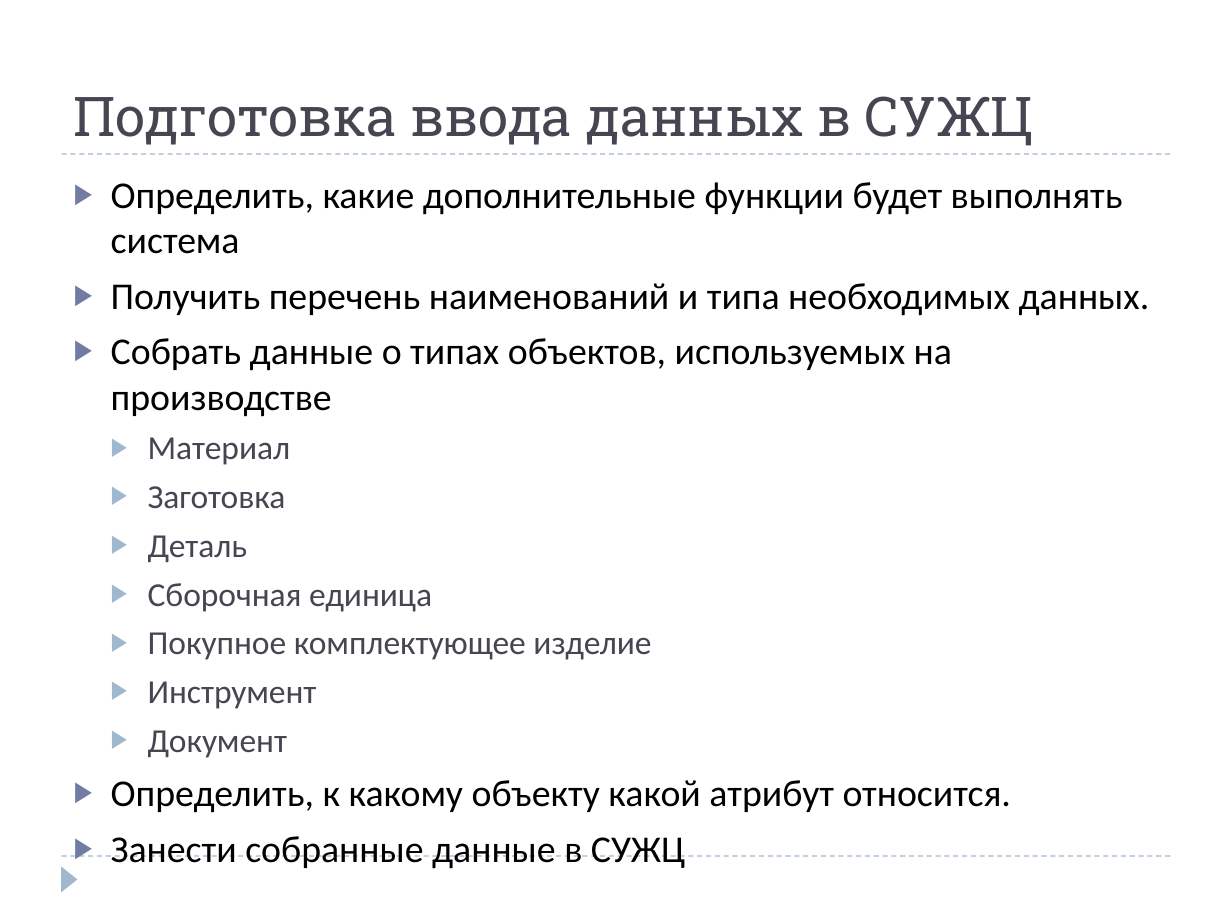
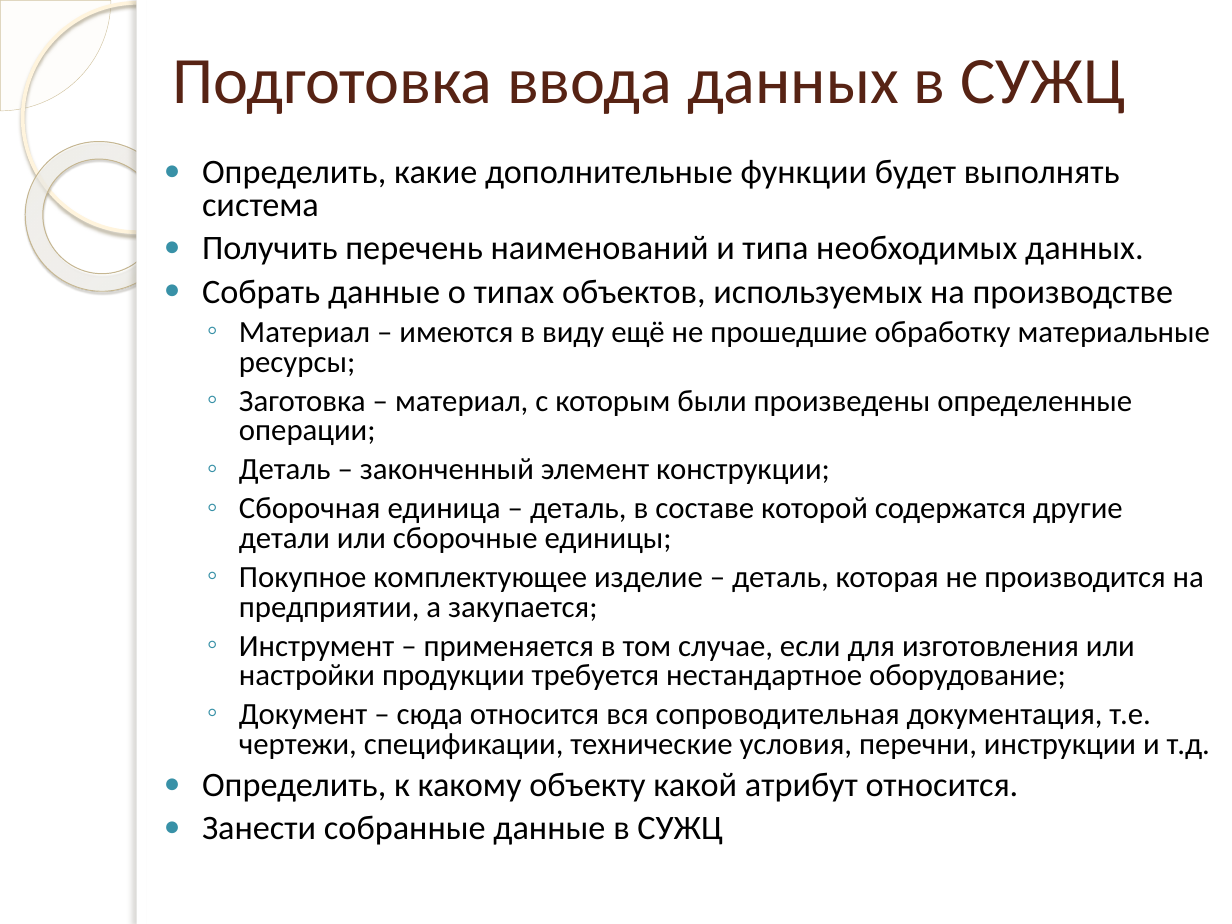
Before and after one commit to andreytemn/university, a slide deck: slide 6 of 5kurs/pereverzev/article/Темников презентация секция 4 Информационное обеспечение.pptx (slide 7 before the commit). Drawn at 1232x924 pixels with LibreOffice and Linux fonts; fonts in the diff are those of the drawing; background and template pictures are left out. Boxes give left, top, right and bottom in pixels: in the first picture for what was removed or moved away, otherwise in the second. Text is boxed around its words. In the diff, an @@ line names an element or a change of style, - is before the commit and + after.

```diff
--- a/5kurs/pereverzev/article/Темников презентация секция 4 Информационное обеспечение.pptx
+++ b/5kurs/pereverzev/article/Темников презентация секция 4 Информационное обеспечение.pptx
@@ pie slice (boxed as its full ellipse) added at <box>0,0,111,111</box>, fill #FEFAF4 at 33% opacity, outline #D3C39F 0.25 pt @@
@@ ellipse added at <box>22,2,251,232</box>, outline #FFF5DE 2.15 pt @@
@@ rectangle added at <box>137,0,1232,924</box>, fill #FFFFFF @@
@@ rectangle added at <box>137,0,147,924</box>, fill #FFFFFF @@
@@ title "Подготовка ввода данных в СУЖЦ": place and size @@
-title "Подготовка ввода данных в СУЖЦ" at <box>74,96,1034,146</box>
+title "Подготовка ввода данных в СУЖЦ" at <box>172,60,1126,114</box>
@@ title "Подготовка ввода данных в СУЖЦ" at <box>172,60,1126,114</box>: size 32 to 38.7 pt, font Roboto Slab to Calibri, text colour #464653 to #572314; vertical alignment bottom to middle @@
@@ donut added at <box>0,111,206,322</box>, fill gradient #FFFCF6 to #FFFEFB to #F0D28E, outline #C7B893 0.58 pt @@
@@ line removed from (62, 154) to (1170, 154) @@
@@ text "Определить, какие дополнительные функции будет ...": place and size @@
-text "Определить, какие дополнительные функции будет ..." at <box>111,182,1150,869</box>
+text "Определить, какие дополнительные функции будет ..." at <box>202,159,1210,845</box>
@@ text at <box>202,159,1173,845</box>: size 22.1 to 20 pt in "Определить, какие дополнительные функции будет выполнять сис ...", "Получить перечень наименований и типа необходимых данных.", "Собрать данные о типах объектов, используемых на ...", "Определить, к какому объекту какой атрибут относится." and 1 more places; bullet ▶ to ●; line spacing 1 to 0.8; bullet colour #727CA3 to #3891A7 @@
@@ text at <box>239,321,1210,759</box>: text changed; size 19.6 to 18 pt; text colour #464653 to #000000 @@
-  ▶ Материал
-  ▶ Заготовка
-  ▶ Деталь
-  ▶ Сборочная единица
-  ▶ Покупное комплектующее изделие
-  ▶ Инструмент
-  ▶ Документ
+  ◦ Материал – имеются в виду ещё не прошедшие обработку материальные ресурсы;
+  ◦ Заготовка – материал, с которым были произведены определенные операции;
+  ◦ Деталь – законченный элемент конструкции;
+  ◦ Сборочная единица – деталь, в составе которой содержатся другие детали или сборочные единицы;
+  ◦ Покупное комплектующее изделие – деталь, которая не производится на предприятии, а закупается;
+  ◦ Инструмент – применяется в том случае, если для изготовления или настройки продукции требуется нестандартное оборудование;
+  ◦ Документ – сюда относится вся сопроводительная документация, т.е. чертежи, спецификации, технические условия, перечни, инструкции и т.д.
@@ line removed from (62, 856) to (1170, 856) @@
@@ triangle removed at <box>62,866,78,892</box> @@
```
Also in this commit, not shown: 9 other slides changed, 1 slide removed, 5 other files.
